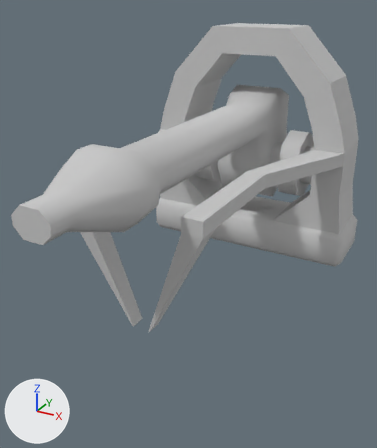
The FBX model GGJUnityProject/Assets/Parts/lev3.FBX, before and after one commit.
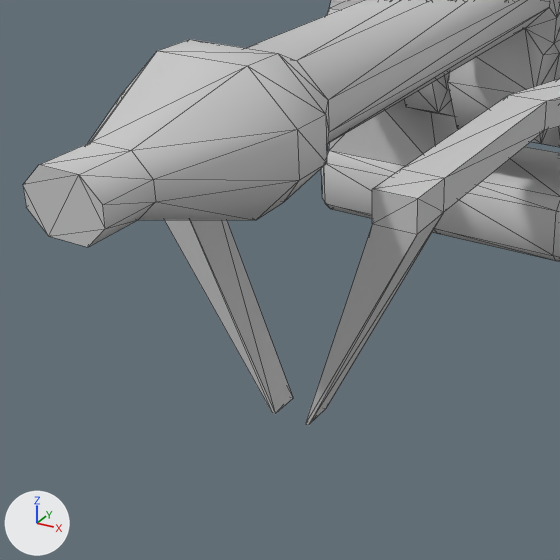
There are two pictures of each version: one whole from a camera (50 mm lens) standing at (57.9, -108.5, 40.7) and looking at (-0.8, -1.7, -12.7), one close up on the part from 0% to 72% of the width and 28% to 89% of the height. Every picture has the same lights, and +X, +Y and +Z are marked at lower left. The close-ups show mesh edges as thin lines.

Names of what the first close-up shows: 'lvl3'.
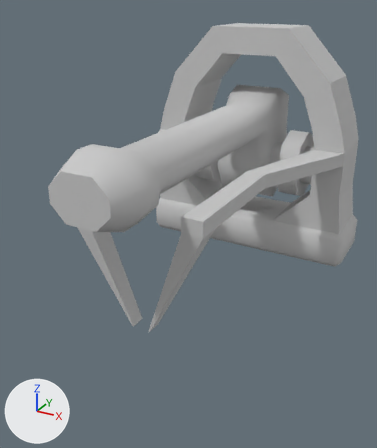
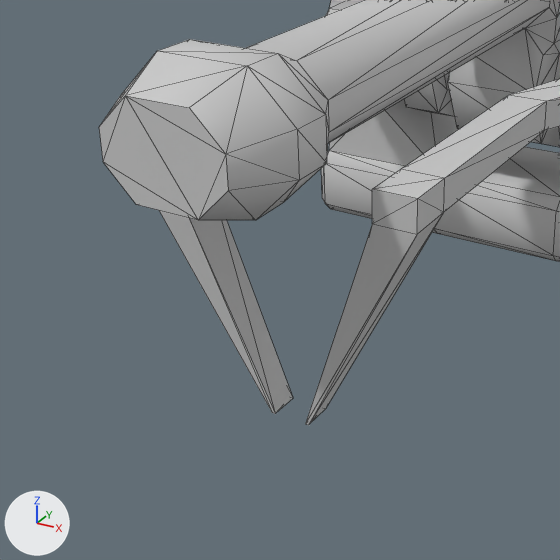
The newer file is also turned or shifted as a whole; pictures and numbers use the older file's frame.

What differs and where, as boxes [x1, y1, x2, y2] in the close-ups (560 x 560 px):
'lvl3', reshaped
    before: [23, 0, 560, 425]
    after: [99, 0, 560, 425]
part 1 of me_mesh, cut back
    before: [23, 51, 299, 247]
    after: [99, 51, 299, 220]

The edits, one by one:
me_mesh is used by ob_lvl3; location (0.0, 0.0, 0.0); rotation (-1.571, 0.0, -1.571), in degrees (-90, 0, -90); scale (-1.0, -1.0, -1.0).
me_mesh had 310 vertices, 616 faces and spanned x -54.3..54.3, y -32.7..32.7, z -31.7..31.7.
me_mesh now has 303 vertices, 600 faces and spans x -42.7..54.3, y -53.1..32.7, z -31.7..31.7.
Part 1, on me_mesh:
16 vertices are removed from x -54.3..-48.5, y 4.4..10.4, z -3.8..4.4.
38 faces are deleted.
8 vertices are added at x -42.7, y 2.3..12.4, z -6.5..7.1.
22 new faces join them.
